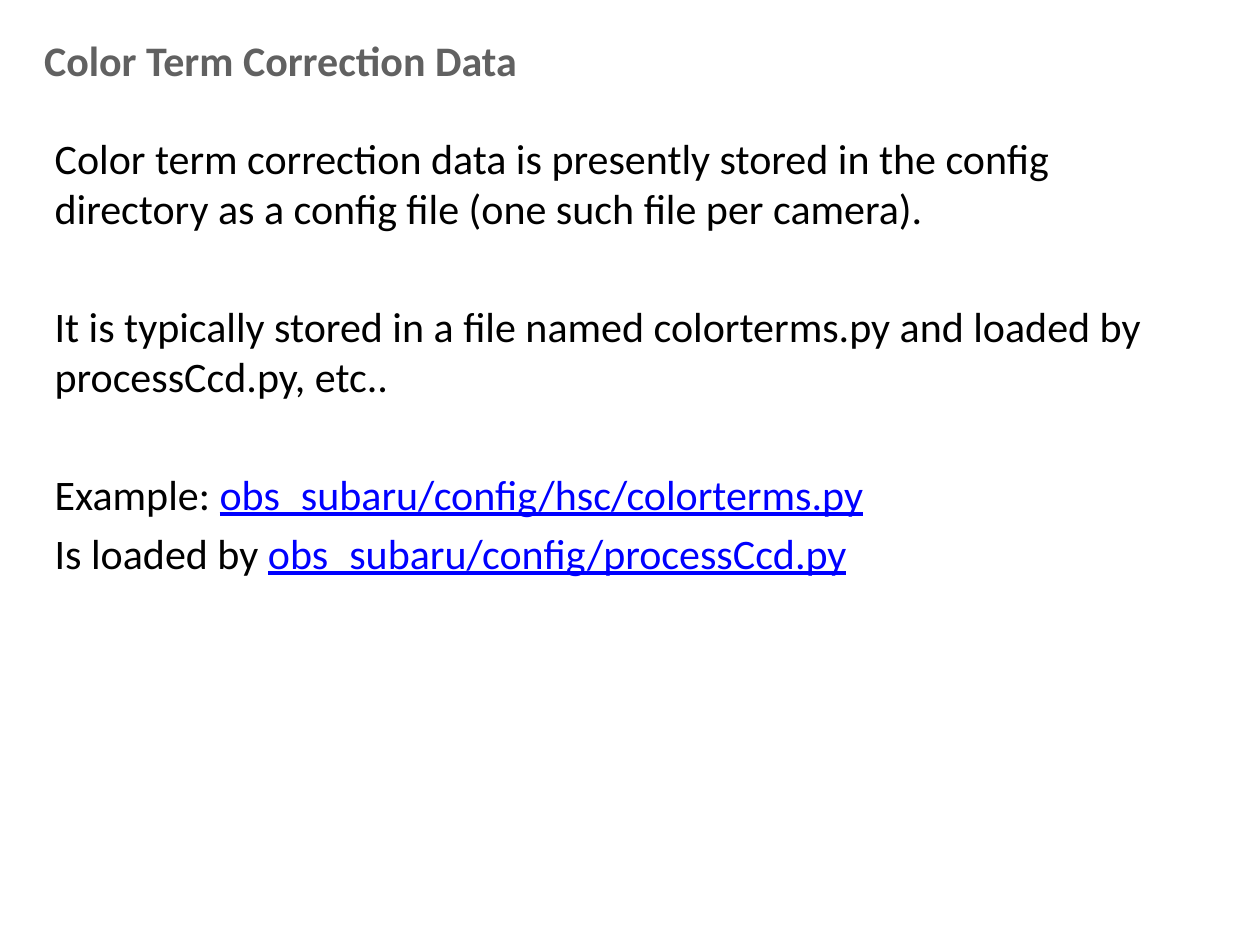
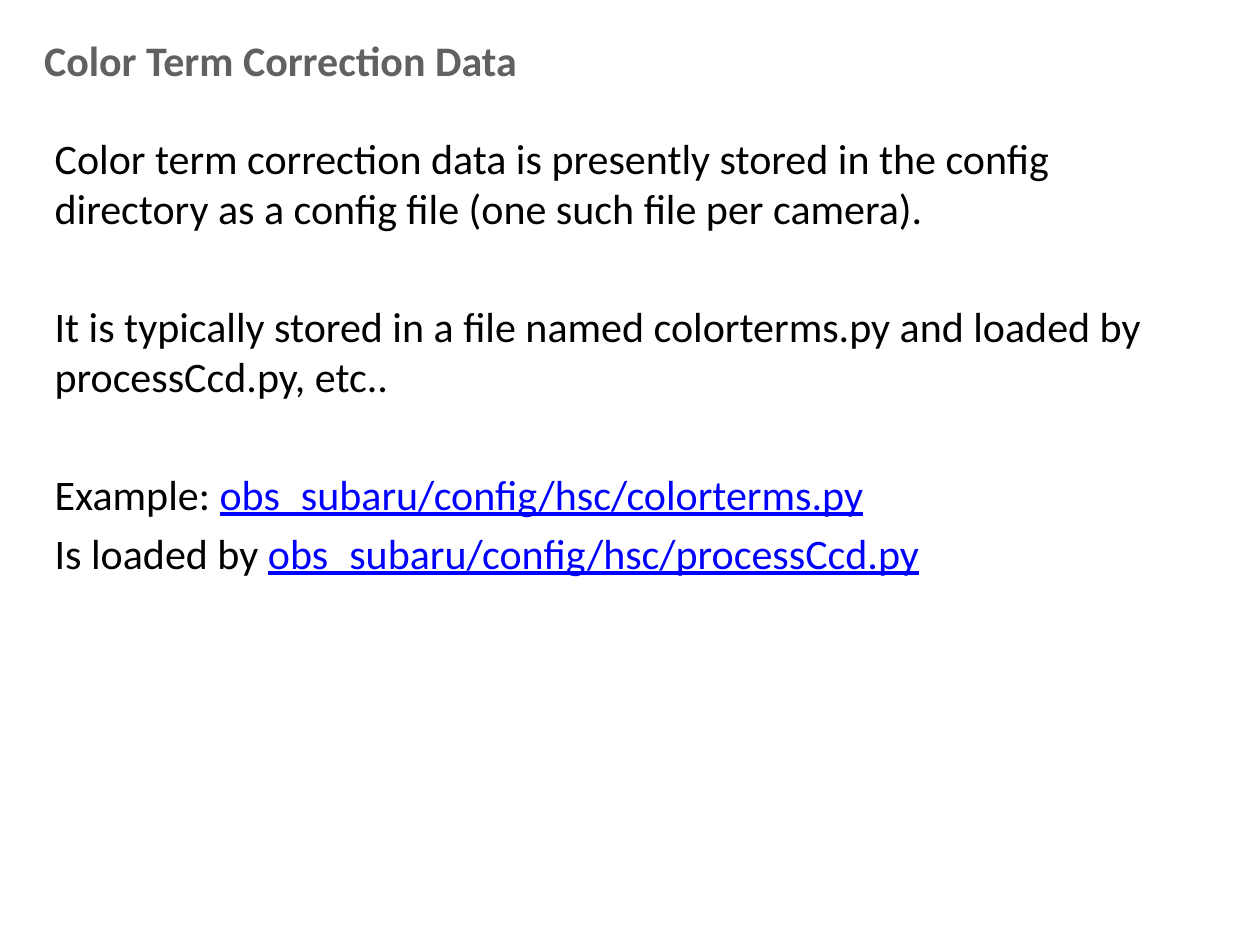
Before and after one commit to lsst-dm/Oct15_bootcamp, a slide deck: slide 14 of documents/creating an obs package.pptx. Drawn at 1260x945 pixels with LibreOffice and Linux fonts; fonts in the diff are those of the drawing; background and template pictures are left out. Boxes give left, top, right and bottom in pixels: in the first picture for what was removed or moved away, otherwise in the second. Text is boxed around its words. In the diff, an @@ line names an element or a change of style, - is before the commit and + after.

Commit message:
Fix link errors and typos in "creating an obs package"

```diff
--- a/documents/creating an obs package.pptx
+++ b/documents/creating an obs package.pptx
@@ text at <box>55,539,919,577</box>: text changed @@
-Is loaded by obs_subaru/config/processCcd.py
+Is loaded by obs_subaru/config/hsc/processCcd.py
```
Also in this commit, not shown: 4 other slides changed.
